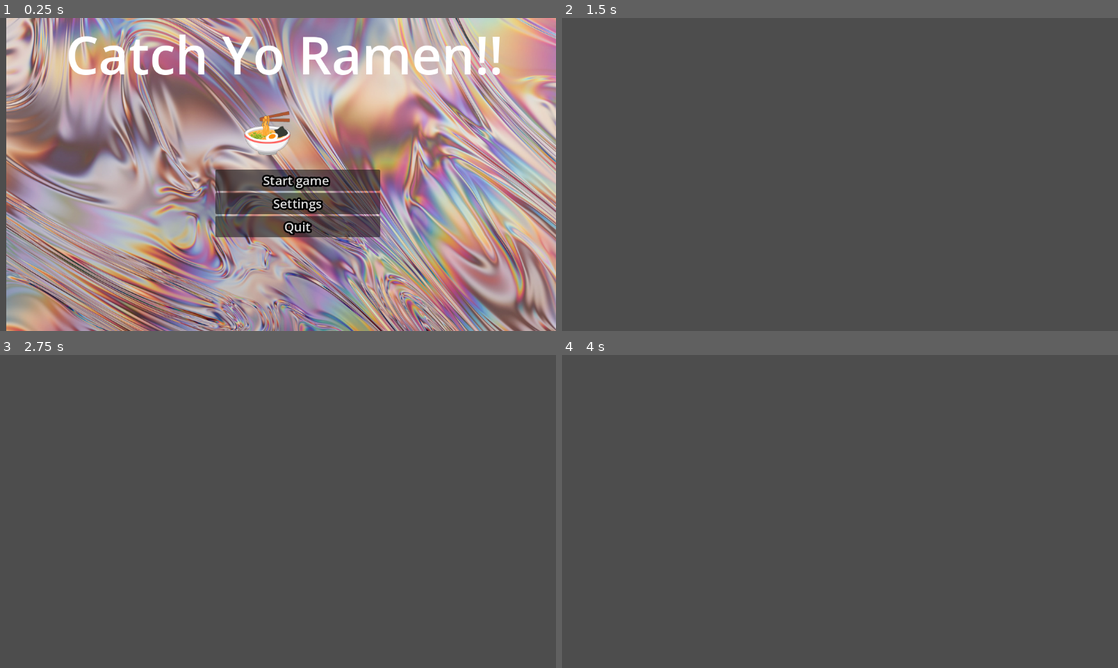
Above: before the commit, frames 1-4 (two rows, left to right).
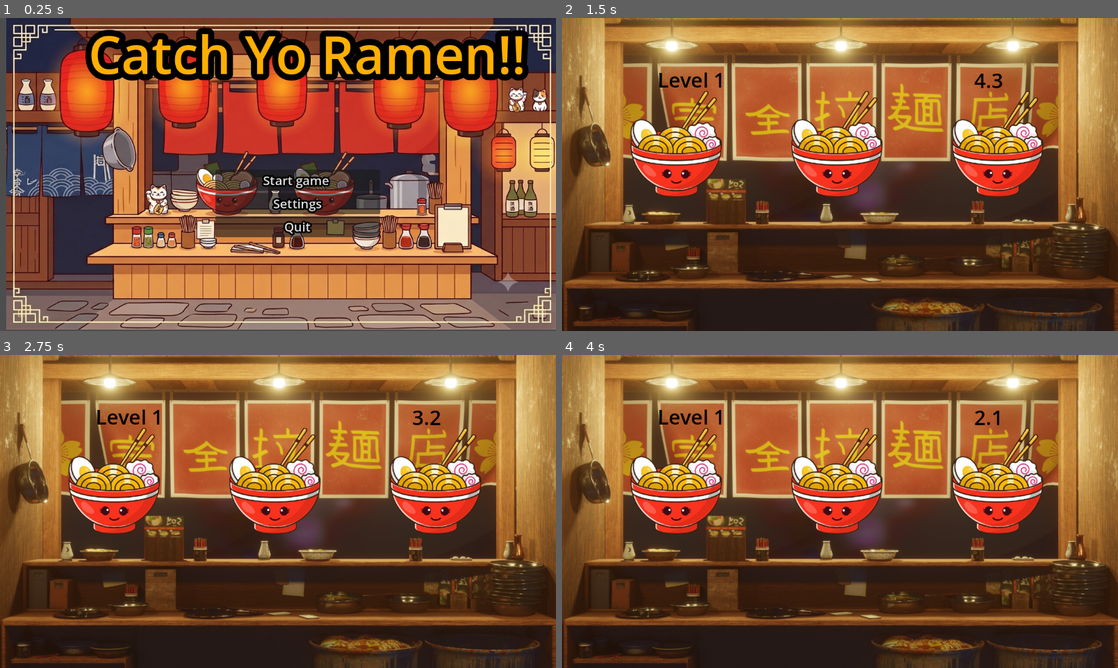
Above: after the commit, the same moments.

Repository: Nitish5196/stardance-minigames
Game: Godot game, scene res://Scenes/title_screen.tscn
The game is run twice, just before and just after one commit, with the same random seed, the same clock (stepped at 60 frames per second) and the same inputs.
Inputs (mouse positions are in pixels of both pictures, inside the frame that each line leads up to):
- Up to frame 1 (0.25 s): no input
- Up to frame 2 (1.5 s): click "Start game" at 0.5 s; tap Enter (ui_accept) at 1.25, 1.35 s; move the mouse to (962, 158) at 1.27 s; hold Right (ui_right) from 1.28 s (still down); click (962, 158) at 1.42 s
- Up to frame 3 (2.75 s): keep holding Right (ui_right); tap Enter (ui_accept) at 1.52, 1.82, 2.27, 2.3, 2.57 s; move the mouse to (166, 527) at 2.02 s; tap Alt at 2.1 s
- Up to frame 4 (4 s): tap Enter (ui_accept) at 2.75, 3.05, 3.6, 3.77 s; move the mouse to (895, 442) at 2.77 s; release Right (ui_right) at 2.78 s; hold Left (ui_left) 2.78-3.53 s; tap Shift at 2.85 s; move the mouse to (812, 574) at 3.52 s; hold Right (ui_right) from 3.53 s (still down); click (812, 574) at 3.67 s

The runs differ from the first frame. In frame 1, 95% of the frame differs, in the area x 1-100%, y 0-100%; in frame 2, 100%, in the area x 0-100%, y 0-100%; in frame 3, 100%; in frame 4, 100%.

Commit message:
player added and level screen

Diff:
--- /dev/null
+++ b/Scenes/Timer_screen.tscn
@@ -0,0 +1,10 @@
+[gd_scene format=3 uid="uid://o8dedvcsikyd"]
+
+[ext_resource type="Script" uid="uid://b43mclxvh2r61" path="res://Scenes/theamedtimer.gd" id="1_3id1k"]
+
+[node name="Node2D" type="Node2D" unique_id=372672545]
+script = ExtResource("1_3id1k")
+
+[node name="timer" type="RichTextLabel" parent="." unique_id=370160046]
+offset_right = 40.0
+offset_bottom = 40.0
--- a/Scenes/level_screen.tscn
+++ b/Scenes/level_screen.tscn
@@ -1,3 +1,50 @@
 [gd_scene format=3 uid="uid://cjno74uhup4y1"]
 
+[ext_resource type="Texture2D" uid="uid://da4to4pva2jk" path="res://bg2.jpg" id="1_6yjli"]
+[ext_resource type="Script" uid="uid://vfxqq5epu3eo" path="res://Scenes/timer_screen.gd" id="1_glb20"]
+[ext_resource type="Texture2D" uid="uid://ckluymjelg6gh" path="res://foodyum.png" id="2_glb20"]
+
 [node name="LevelScreen" type="Node2D" unique_id=1299161867]
+script = ExtResource("1_glb20")
+
+[node name="Background" type="TextureRect" parent="." unique_id=1750196824]
+offset_right = 40.0
+offset_bottom = 40.0
+scale = Vector2(0.90013474, 0.8249065)
+texture = ExtResource("1_6yjli")
+
+[node name="RamenContainer" type="HBoxContainer" parent="." unique_id=1408846762]
+offset_left = 75.0
+offset_top = 108.0
+offset_right = 1070.0
+offset_bottom = 437.0
+
+[node name="Ramen1" type="TextureRect" parent="RamenContainer" unique_id=781181693]
+layout_mode = 2
+texture = ExtResource("2_glb20")
+
+[node name="Ramen2" type="TextureRect" parent="RamenContainer" unique_id=1381544377]
+layout_mode = 2
+texture = ExtResource("2_glb20")
+
+[node name="Ramen3" type="TextureRect" parent="RamenContainer" unique_id=1739261892]
+layout_mode = 2
+texture = ExtResource("2_glb20")
+
+[node name="Level" type="RichTextLabel" parent="." unique_id=782837383]
+offset_left = 198.0
+offset_top = 99.0
+offset_right = 370.0
+offset_bottom = 168.0
+theme_override_colors/default_color = Color(0, 0, 0, 1)
+theme_override_font_sizes/normal_font_size = 42
+text = "Level#"
+
+[node name="timer" type="RichTextLabel" parent="." unique_id=1628851060]
+offset_left = 854.0
+offset_top = 100.0
+offset_right = 1007.0
+offset_bottom = 175.0
+theme_override_colors/default_color = Color(0, 0, 0, 1)
+theme_override_font_sizes/normal_font_size = 42
+text = "0.0"
--- /dev/null
+++ b/Scenes/minigame_1.tscn
@@ -0,0 +1,38 @@
+[gd_scene format=3 uid="uid://bd1wyodop66pl"]
+
+[ext_resource type="Texture2D" uid="uid://d3bxbadhl6srt" path="res://bg3.1.jpg" id="1_11mgy"]
+[ext_resource type="PackedScene" uid="uid://c76gua3ni2ddy" path="res://Scenes/player.tscn" id="2_11mgy"]
+
+[sub_resource type="RectangleShape2D" id="RectangleShape2D_ap0sh"]
+size = Vector2(1167.9431, 107.52612)
+
+[node name="minigame_1" type="Node2D" unique_id=73282470]
+
+[node name="ScrollingBackground" type="Parallax2D" parent="." unique_id=1611103705]
+repeat_size = Vector2(1000, 0)
+autoscroll = Vector2(100, 0)
+
+[node name="Background" type="TextureRect" parent="ScrollingBackground" unique_id=2118726174]
+offset_top = 1.0
+offset_right = 1024.0
+offset_bottom = 560.0
+scale = Vector2(1.1172234, 1)
+texture = ExtResource("1_11mgy")
+
+[node name="StaticBody2D" type="StaticBody2D" parent="." unique_id=178510874]
+
+[node name="ColorRect" type="ColorRect" parent="StaticBody2D" unique_id=114431557]
+offset_left = -30.0
+offset_top = 558.0
+offset_right = -7.955475
+offset_bottom = 558.25006
+scale = Vector2(58.42722, 375.96832)
+color = Color(0.8745098, 0.3019608, 0, 1)
+
+[node name="CollisionShape2D" type="CollisionShape2D" parent="StaticBody2D" unique_id=1775452496]
+position = Vector2(589.12604, 611.5)
+scale = Vector2(1.0101074, 0.9765069)
+shape = SubResource("RectangleShape2D_ap0sh")
+
+[node name="Player" parent="." unique_id=650593590 instance=ExtResource("2_11mgy")]
+position = Vector2(198, 526)
--- /dev/null
+++ b/Scenes/node_2d.tscn
@@ -0,0 +1,7 @@
+[gd_scene format=3 uid="uid://bmx6dgpkjdeq4"]
+
+[node name="Node2D" type="Node2D" unique_id=372672545]
+
+[node name="timer" type="RichTextLabel" parent="." unique_id=370160046]
+offset_right = 40.0
+offset_bottom = 40.0
--- /dev/null
+++ b/Scenes/player.tscn
@@ -0,0 +1,21 @@
+[gd_scene format=3 uid="uid://c76gua3ni2ddy"]
+
+[ext_resource type="Script" uid="uid://qmxe38uujlon" path="res://player.gd" id="1_cvnsp"]
+[ext_resource type="Texture2D" uid="uid://wavd2b47komq" path="res://playerr.png" id="2_6t5aa"]
+
+[sub_resource type="CircleShape2D" id="CircleShape2D_ap0sh"]
+radius = 138.75517
+
+[node name="Player" type="CharacterBody2D" unique_id=650593590]
+script = ExtResource("1_cvnsp")
+
+[node name="Sprite2D" type="Sprite2D" parent="." unique_id=32214458]
+texture = ExtResource("2_6t5aa")
+
+[node name="CollisionShape2D" type="CollisionShape2D" parent="." unique_id=1415165648]
+shape = SubResource("CircleShape2D_ap0sh")
+
+[node name="Area2D" type="Area2D" parent="." unique_id=1668124547]
+
+[node name="CollisionShape2D2" type="CollisionShape2D" parent="Area2D" unique_id=962238156]
+shape = SubResource("CircleShape2D_ap0sh")
--- /dev/null
+++ b/Scenes/theamedtimer.gd
@@ -0,0 +1,28 @@
+extends Node2D
+@onready var timer: RichTextLabel = $timer #literally just the richlabeltext
+
+var time : float
+
+# Called when the node enters the scene tree for the first time.
+func _ready() -> void:
+	pass
+
+# Called every frame. 'delta' is the elapsed time since the previous frame.
+func _process(delta: float) -> void:
+	timer.text = str(snapped(time, 0.10)) # this makes names easier
+
+func Timer(start_time: float): # making a new function for timer countdown!
+	# we want the timer to go down, and when it reaches 0 it transitions
+	# to the next scene!
+
+	time = start_time
+
+	while time > 0.0: # run if timer hasnt reached 0
+		await wait(0.10)
+		time = time - 0.10
+
+	#when timer reaches 0
+	return
+
+func wait(seconds: float) -> void: # write this simple function out for wait!
+	await get_tree().create_timer(seconds).timeout # makes u wait
--- /dev/null
+++ b/Scenes/timer_screen.gd
@@ -0,0 +1,41 @@
+extends Node2D
+@onready var ramen_container: HBoxContainer = $RamenContainer
+@onready var ramen_1: TextureRect = $RamenContainer/Ramen1
+@onready var ramen_2: TextureRect = $RamenContainer/Ramen2
+@onready var ramen_3: TextureRect = $RamenContainer/Ramen3
+@onready var level: RichTextLabel = $Level
+@onready var timer: RichTextLabel = $timer
+
+var time: float = 0.0
+
+func _ready() -> void:
+	await Timer(5.0)
+
+	if Global.minigames_done < 3:
+		Global.minigames_done = Global.minigames_done + 1
+		get_tree().change_scene_to_file("res://Scenes/minigame_" + str(Global.minigames_done) + ".tscn")
+	else:
+		get_tree().change_scene_to_file("res://Scenes/title_screen.tscn")
+
+func _process(_delta: float) -> void:
+	match Global.lives:
+		2:
+			ramen_1.hide()
+		1:
+			ramen_1.hide()
+			ramen_2.hide()
+		0:
+			ramen_container.hide()
+
+	timer.text = str(snapped(time, 0.1))
+	level.text = "Level " + str(Global.minigames_done + 1)
+
+func Timer(start_time: float):
+	time = start_time
+	while time > 0.0:
+		await wait(0.1)
+		time -= 0.1
+	return
+
+func wait(seconds: float) -> void:
+	await get_tree().create_timer(seconds).timeout
--- a/Scenes/title_screen.tscn
+++ b/Scenes/title_screen.tscn
@@ -1,26 +1,27 @@
 [gd_scene format=3 uid="uid://bs5bqfvw4jkw0"]
 
-[ext_resource type="Texture2D" uid="uid://cg2oo3vh5dkuk" path="res://background.jpg" id="1_klylv"]
 [ext_resource type="Script" uid="uid://d0or0adff42we" path="res://Scenes/title_screen.gd" id="1_p3fck"]
+[ext_resource type="Texture2D" uid="uid://cv8lj73ldy3vx" path="res://bg1.png" id="2_p3fck"]
 
 [node name="TitleScreen" type="Node2D" unique_id=171160968]
 script = ExtResource("1_p3fck")
 
 [node name="Background" type="TextureRect" parent="." unique_id=369383886]
 offset_left = 13.0
-offset_right = 1213.0
-offset_bottom = 789.0
-scale = Vector2(0.95233697, 0.8286357)
-texture = ExtResource("1_klylv")
+offset_right = 1371.0
+offset_bottom = 784.0
+scale = Vector2(0.83984745, 0.8225962)
+texture = ExtResource("2_p3fck")
 
 [node name="Title" type="Label" parent="." unique_id=1626905396]
-offset_left = 136.0
-offset_top = 1.0
-offset_right = 1052.0
-offset_bottom = 300.0
+offset_left = 183.0
+offset_right = 1099.0
+offset_bottom = 299.0
+theme_override_colors/font_color = Color(1, 0.6862745, 0.011764706, 1)
+theme_override_constants/outline_size = 50
 theme_override_font_sizes/font_size = 108
 text = "Catch Yo Ramen!!
-             🍜"
+             "
 
 [node name="VBoxContainer" type="VBoxContainer" parent="." unique_id=1089833094]
 offset_left = 446.0
--- /dev/null
+++ b/global.gd
@@ -0,0 +1,10 @@
+extends Node
+
+var minigames_done: int = 0
+var lives: int = 3
+
+func _ready() -> void:
+	pass
+
+func _process(_delta: float) -> void:
+	pass
--- /dev/null
+++ b/player.gd
@@ -0,0 +1,25 @@
+extends CharacterBody2D
+
+
+const SPEED = 300.0
+const JUMP_VELOCITY = 500.0
+
+
+func _physics_process(delta: float) -> void:
+	# Add the gravity.
+	if not is_on_floor():
+		velocity += get_gravity() * delta
+
+	# Handle jump.
+	if Input.is_action_just_pressed("ui_accept") and is_on_floor():
+		velocity.y = JUMP_VELOCITY
+
+	# Get the input direction and handle the movement/deceleration.
+	# As good practice, you should replace UI actions with custom gameplay actions.
+	var direction := Input.get_axis("ui_left", "ui_right")
+	if direction:
+		velocity.x = direction * SPEED
+	else:
+		velocity.x = move_toward(velocity.x, 0, SPEED)
+
+	move_and_slide()
--- a/project.godot
+++ b/project.godot
@@ -14,6 +14,10 @@
 run/main_scene="uid://bs5bqfvw4jkw0"
 config/features=PackedStringArray("4.7", "GL Compatibility")
 config/icon="res://icon.svg"
+
+[autoload]
+
+Global="*uid://dyikg18oranu5"
 
 [display]
 
Not shown, added: Scenes/theamedtimer.gd.uid
Not shown, added: Scenes/timer_screen.gd.uid
Binary file added: bg1.png
Not shown, added: bg1.png.import
Binary file added: bg2.jpg
Not shown, added: bg2.jpg.import
Binary file added: bg3.1.jpg
Not shown, added: bg3.1.jpg.import
Binary file added: bg3.jpg
Not shown, added: bg3.jpg.import
Binary file added: foodyum.png
Not shown, added: foodyum.png.import
(and 4 more such lines)
